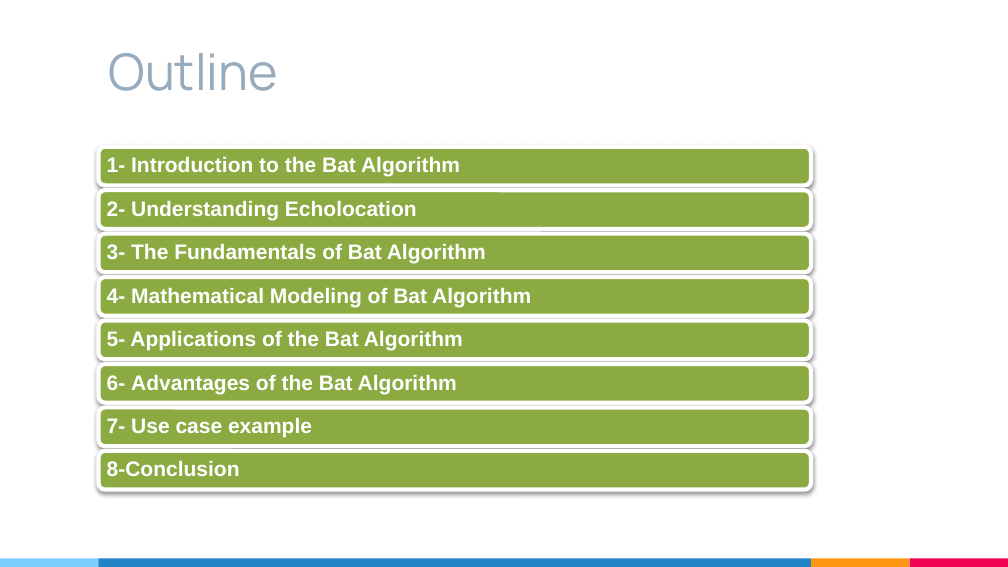
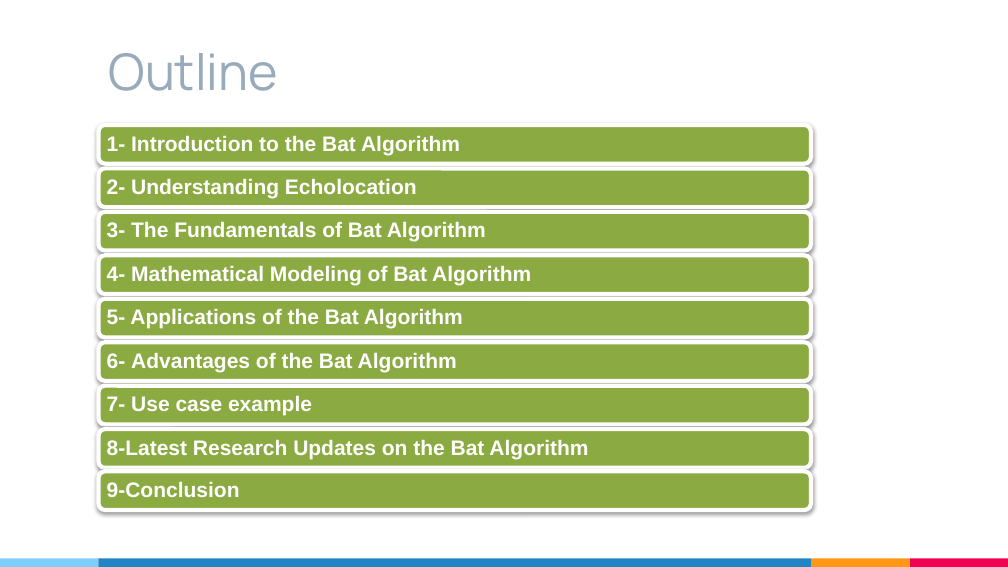
Before and after one commit to medaminemachfar/bat-algo, a slide deck: slide 2 of Bat algorithm.pptx. Drawn at 1008x567 pixels with LibreOffice and Linux fonts; fonts in the diff are those of the drawing. Boxes give left, top, right and bottom in pixels: in the first picture for what was removed or moved away, otherwise in the second. Text is boxed around its words. In the diff, an @@ line names an element or a change of style, - is before the commit and + after.

```diff
--- a/Bat algorithm.pptx
+++ b/Bat algorithm.pptx
@@ rounded rectangle added at (99,125,811,163), fill #8BAB42, outline #FFFFFF 3 pt @@
@@ text "2- Understanding Echolocation": place and size @@
-text "2- Understanding Echolocation" at (107,200,417,220)
+text "2- Understanding Echolocation" at (107,178,417,198)
@@ 5 rounded rectangles: place and size @@
-5 rounded rectangles at (99,147,811,489)
+5 rounded rectangles at (99,168,811,510)
@@ text "5- Applications of the Bat ...": place and size @@
-text "5- Applications of the Bat ..." at (107,330,463,351)
+text "5- Applications of the Bat ..." at (107,308,463,329)
@@ 5 texts, 2 rounded rectangles: place and size @@
-5 texts, 2 rounded rectangles at (99,156,811,446)
+5 texts, 2 rounded rectangles at (99,135,811,424)
@@ rounded rectangle: place and size @@
-rounded rectangle at (99,321,811,359)
+rounded rectangle at (99,429,811,468)
@@ text added at (107,439,588,459), 15 pt, text #FFFFFF, bold @@
+8-Latest Research Updates on the Bat Algorithm
@@ text at (107,481,240,497): text changed @@
-8-Conclusion
+9-Conclusion
```
Also in this commit, not shown: 2 other slides changed, 2 slides added, 1 other file.
